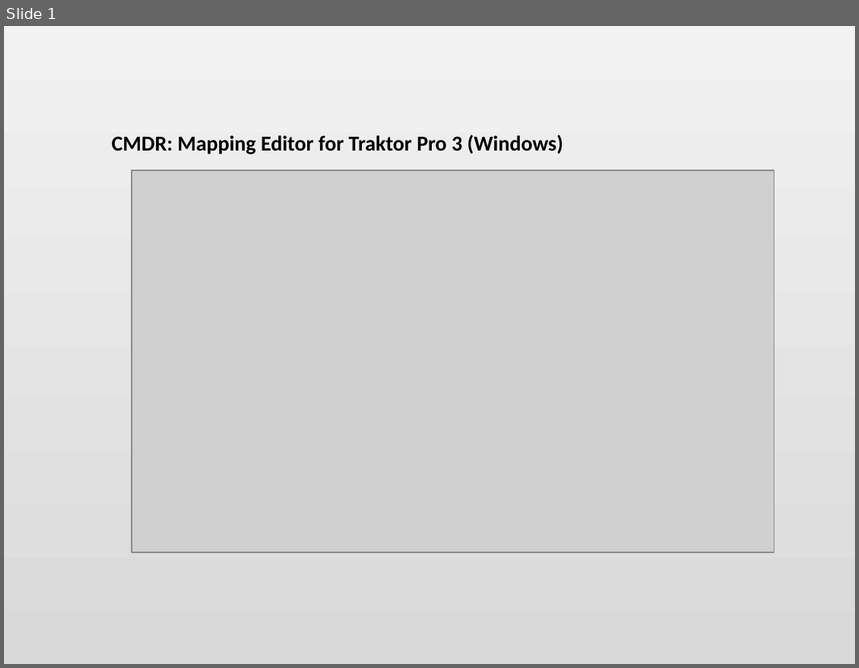
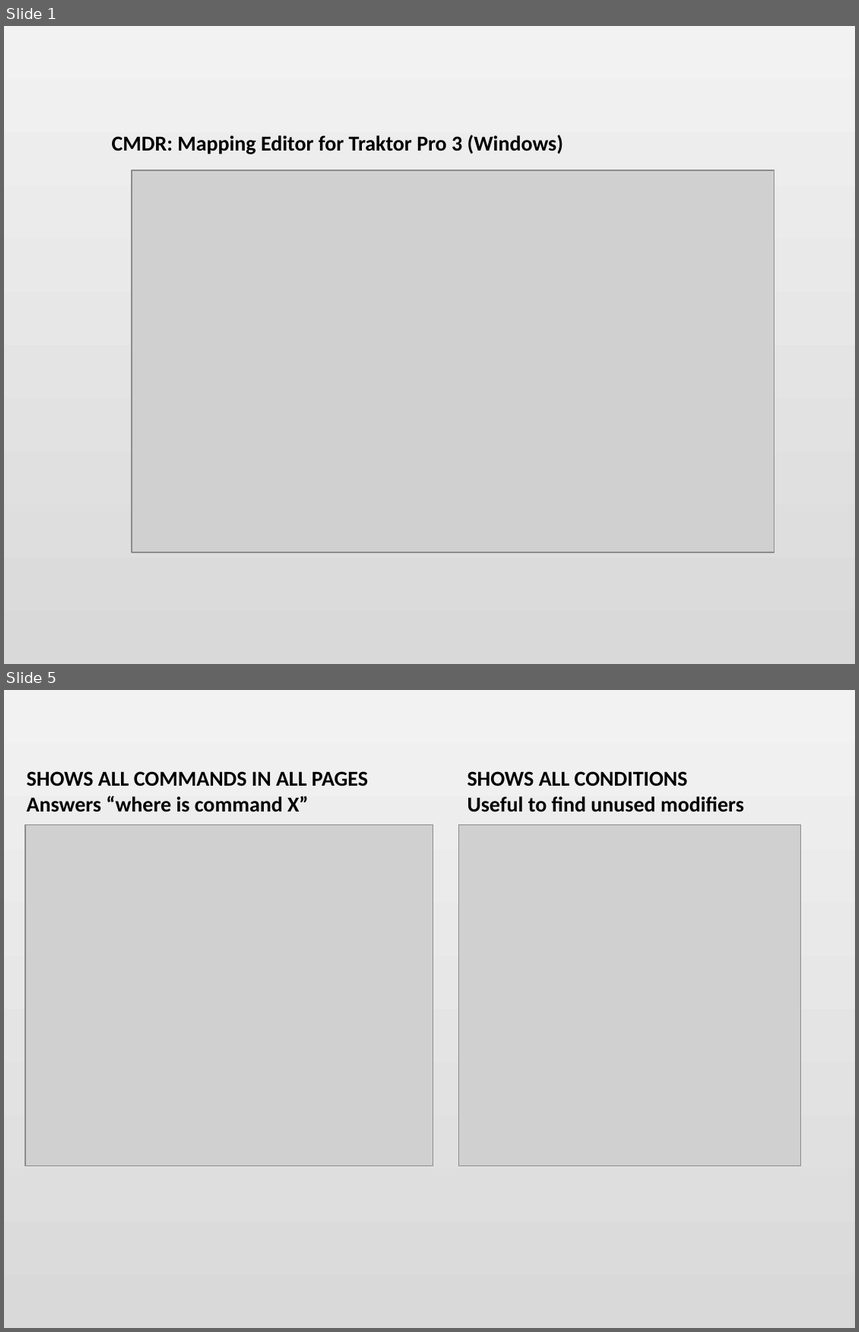
Before and after one commit to TakTraum/cmdr, a slide deck: docs/pics/src/cmdr slides.pptx. Shown one above the other, each under a label of ours: slide 1 before the commit, slides 1 and 5 after it; the slides between them are not shown. The pictures are 859x668 and 859x1332 pixels, drawn with LibreOffice and Linux fonts; fonts in the diff are those of the drawing; grey boxes stand for pictures. Boxes give left, top, right and bottom in pixels: in the first picture for what was removed or moved away, otherwise in the second. Text is boxed around its words. In the diff, an @@ line names an element or a change of style, - is before the commit and + after.

```diff
--- a/docs/pics/src/cmdr slides.pptx
+++ b/docs/pics/src/cmdr slides.pptx
@@ slide 5 added at <box>4,690,855,1328</box>, background gradient #F2F2F2 to #D9D9D9 @@
@@ text added at <box>27,771,368,812</box>, 18 pt, text #000000, bold @@
+SHOWS ALL COMMANDS IN ALL PAGES
+Answers “where is command X”
@@ text added at <box>468,771,744,812</box>, 18 pt, text #000000, bold @@
+SHOWS ALL CONDITIONS
+Useful to find unused modifiers
@@ picture added at <box>25,825,433,1166</box> @@
@@ picture added at <box>458,825,800,1166</box> @@
```
Also in this commit, not shown: 2 slides changed, 3 other slides added, 4 slides removed, 9 other files.
